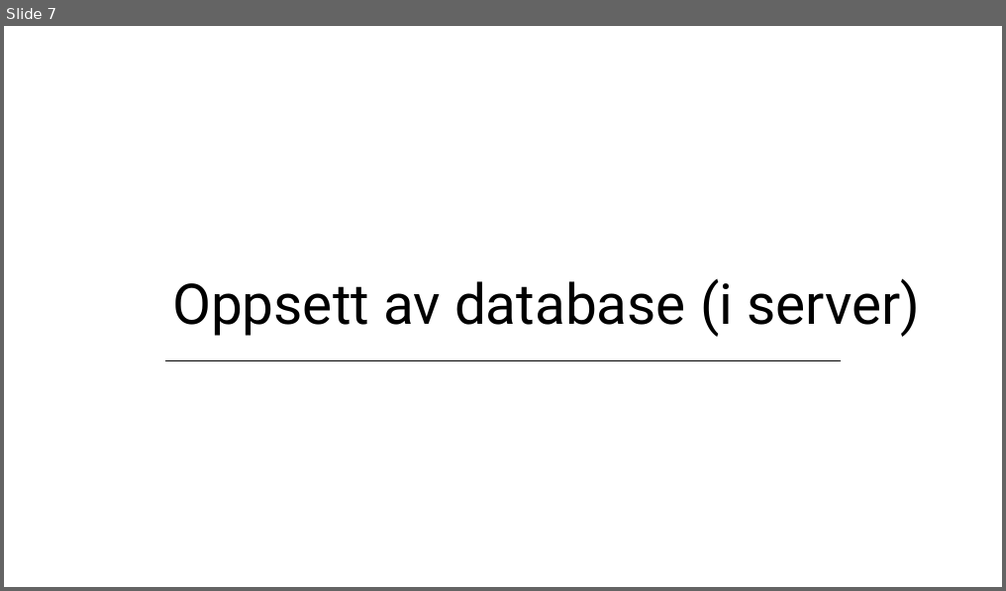
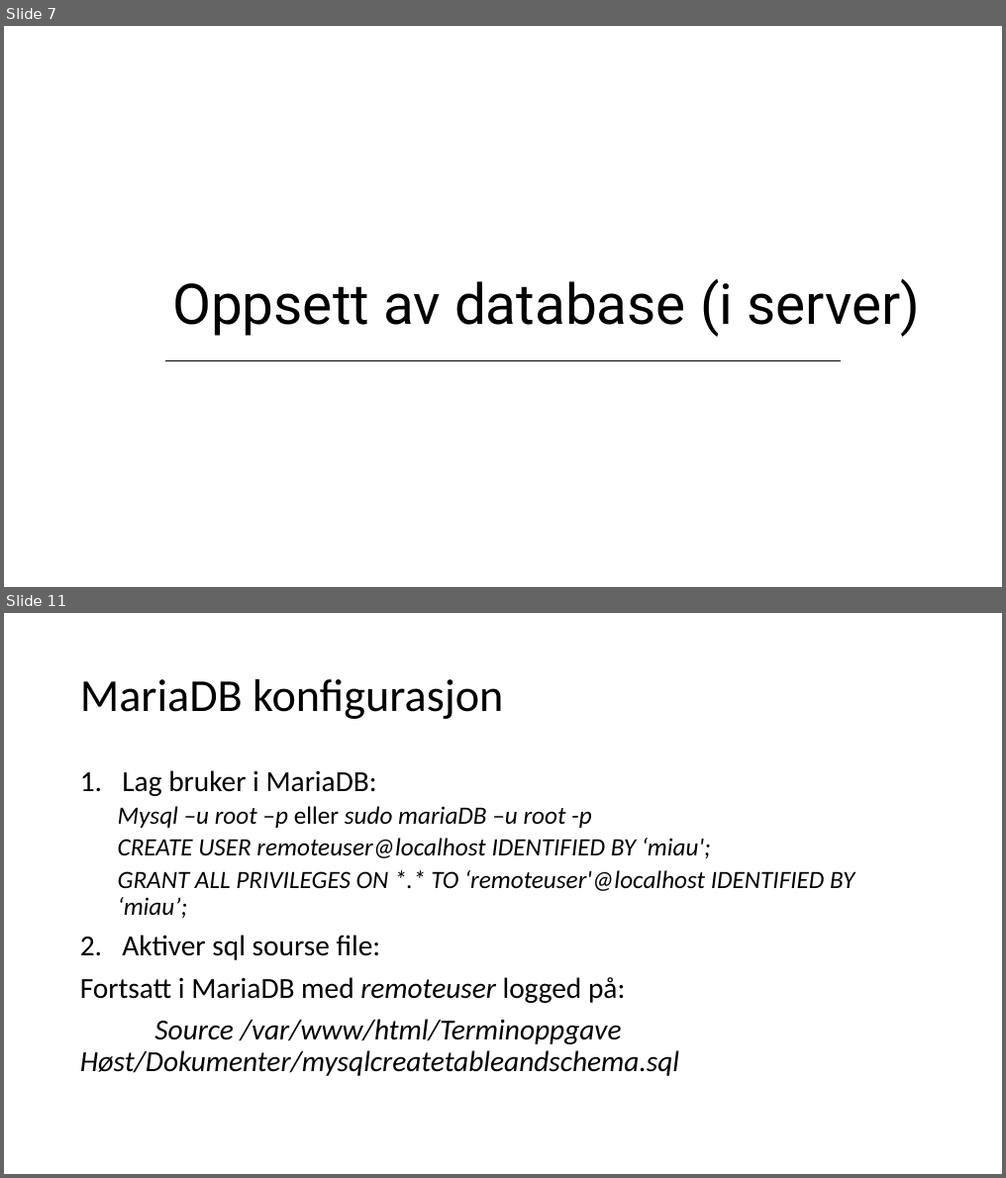
Before and after one commit to HeyItsAp/terminoppgave, a slide deck: Dokumenter/IT-veilendning.pptx. Shown one above the other, each under a label of ours: slide 7 before the commit, slides 7 and 11 after it; the slides between them are not shown. The pictures are 1006x591 and 1006x1178 pixels, drawn with LibreOffice and Linux fonts; fonts in the diff are those of the drawing. Boxes give left, top, right and bottom in pixels: in the first picture for what was removed or moved away, otherwise in the second. Text is boxed around its words. In the diff, an @@ line names an element or a change of style, - is before the commit and + after.

```diff
--- a/Dokumenter/IT-veilendning.pptx
+++ b/Dokumenter/IT-veilendning.pptx
@@ slide 11 added at (4, 613, 1002, 1174), background #FFFFFF @@
@@ title added at (80, 679, 503, 719), 44 pt, text #000000 @@
+MariaDB konfigurasjon
@@ text added at (80, 770, 854, 1076), 28 pt, text #000000, italic @@
+1. Lag bruker i MariaDB:
+  Mysql –u root –p eller sudo mariaDB –u root -p
+  CREATE USER remoteuser@localhost IDENTIFIED BY ‘miau';
+  GRANT ALL PRIVILEGES ON *.* TO ‘remoteuser'@localhost IDENTIFIED BY ‘miau’;
+2. Aktiver sql sourse file:
+Fortsatt i MariaDB med remoteuser logged på:
+Source /var/www/html/Terminoppgave Høst/Dokumenter/mysqlcreatetableandschema.sql
```
Also in this commit, not shown: 2 slides changed, 3 other slides added.
